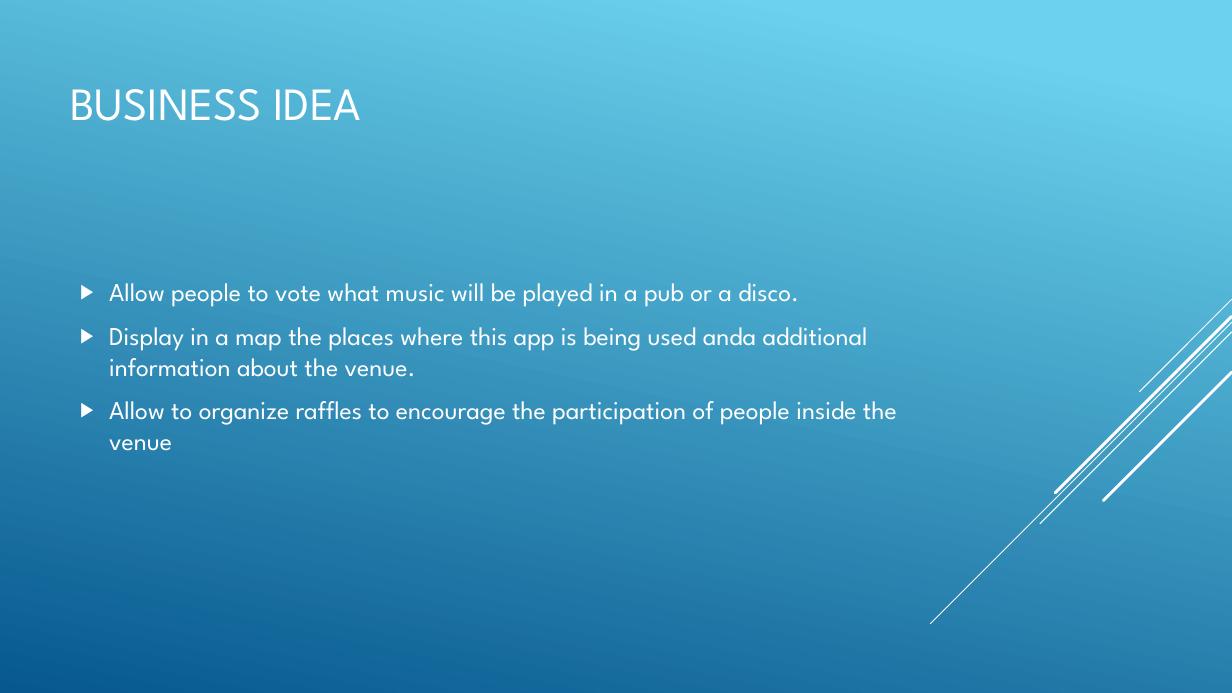
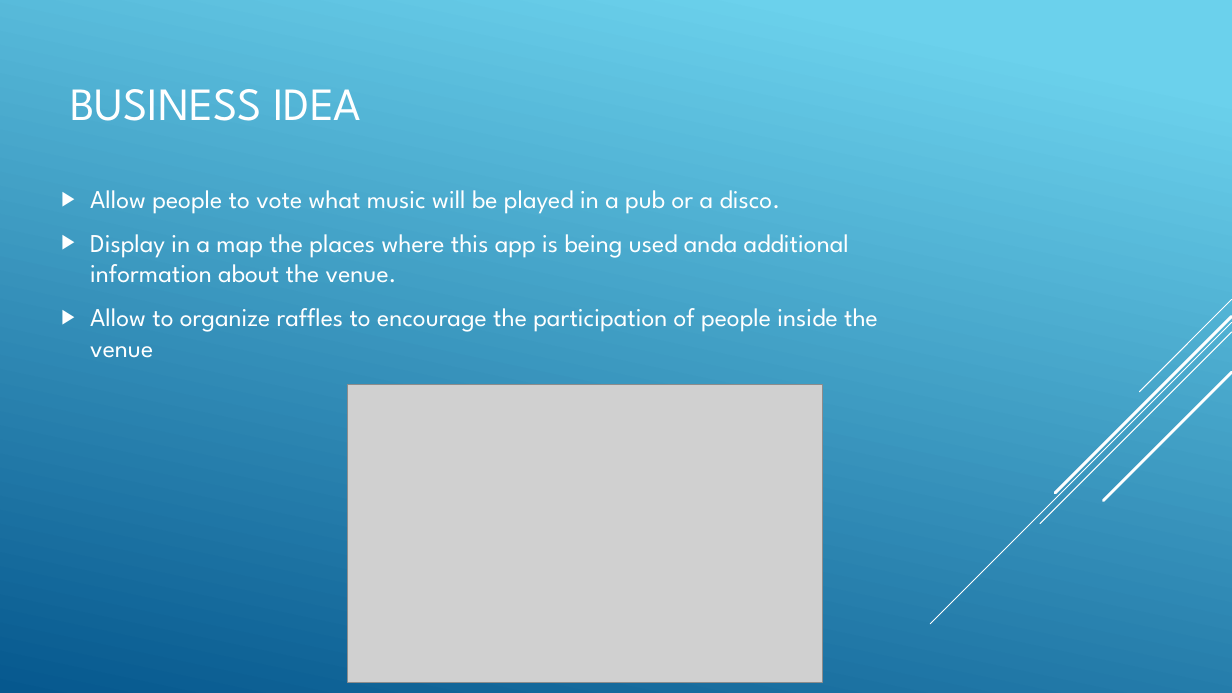
Before and after one commit to pabreblob/capsulefy, a slide deck: slide 2 of Week 1 docs/JUKEVOTE.pptx. Drawn at 1232x693 pixels with LibreOffice and Linux fonts; fonts in the diff are those of the drawing; grey boxes stand for pictures. Boxes give left, top, right and bottom in pixels: in the first picture for what was removed or moved away, otherwise in the second. Text is boxed around its words. In the diff, an @@ line names an element or a change of style, - is before the commit and + after.

```diff
--- a/Week 1 docs/JUKEVOTE.pptx
+++ b/Week 1 docs/JUKEVOTE.pptx
@@ text "Allow people to vote what ...": place and size @@
-text "Allow people to vote what ..." at [109, 283, 897, 451]
+text "Allow people to vote what ..." at [90, 190, 878, 358]
@@ picture added at [348, 385, 823, 683] @@
```
Also in this commit, not shown: 6 other slides changed, 4 slides added, 1 slide removed, 1 other file.
